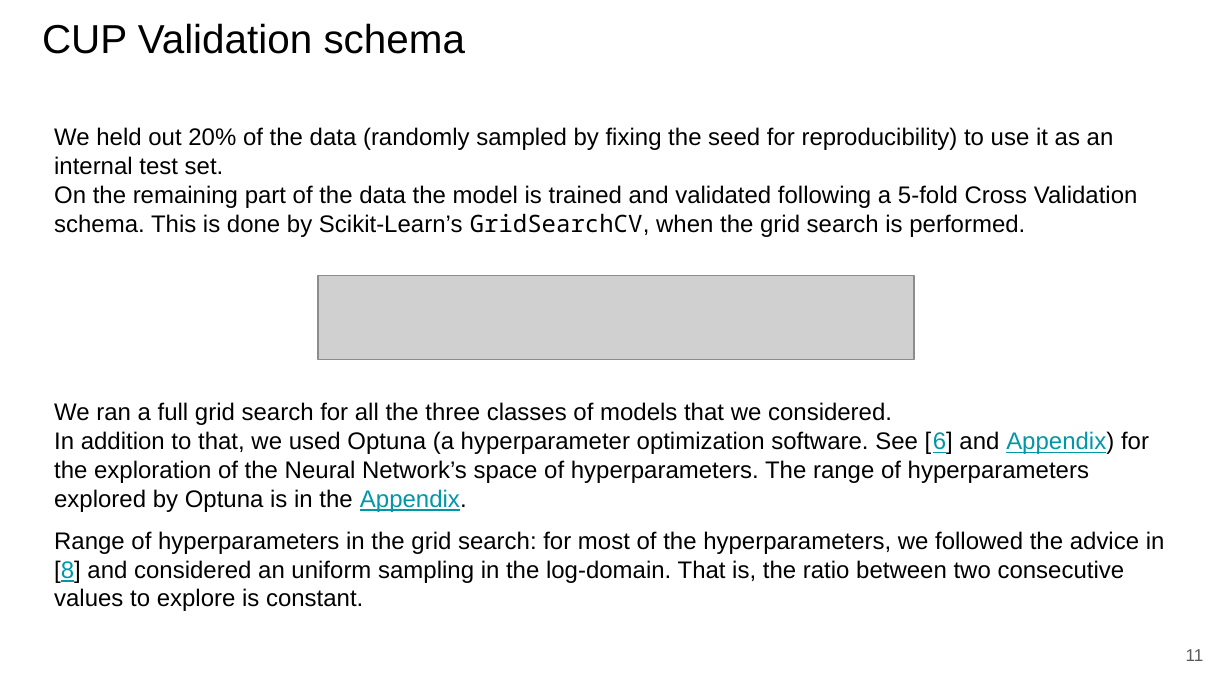
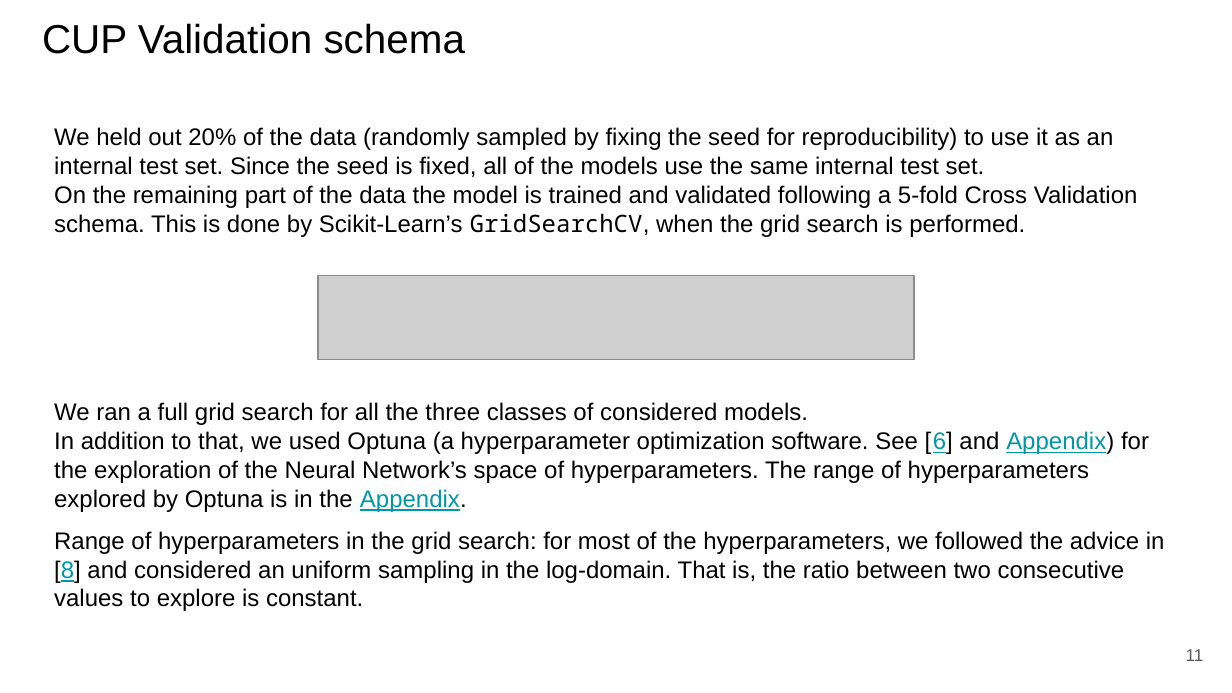
Before and after one commit to paolo-junior-mollica/machine-learning-project, a slide deck: slide 11 of relazione/Canduci_Marino_Mollica.pptx. Drawn at 1232x693 pixels with LibreOffice and Linux fonts; fonts in the diff are those of the drawing; grey boxes stand for pictures. Boxes give left, top, right and bottom in pixels: in the first picture for what was removed or moved away, otherwise in the second. Text is boxed around its words. In the diff, an @@ line names an element or a change of style, - is before the commit and + after.

```diff
--- a/relazione/Canduci_Marino_Mollica.pptx
+++ b/relazione/Canduci_Marino_Mollica.pptx
@@ text at (54, 127, 1114, 177): text changed @@
-We held out 20% of the data (randomly sampled by fixing the seed for reproducibility) to use it as an internal test set.
+We held out 20% of the data (randomly sampled by fixing the seed for reproducibility) to use it as an internal test set. Since the seed is fixed, all of the models use the same internal test set.
@@ text at (54, 402, 808, 425): text changed @@
-We ran a full grid search for all the three classes of models that we considered.
+We ran a full grid search for all the three classes of considered models.
```
Also in this commit, not shown: 10 other slides changed, 3 slides added.
